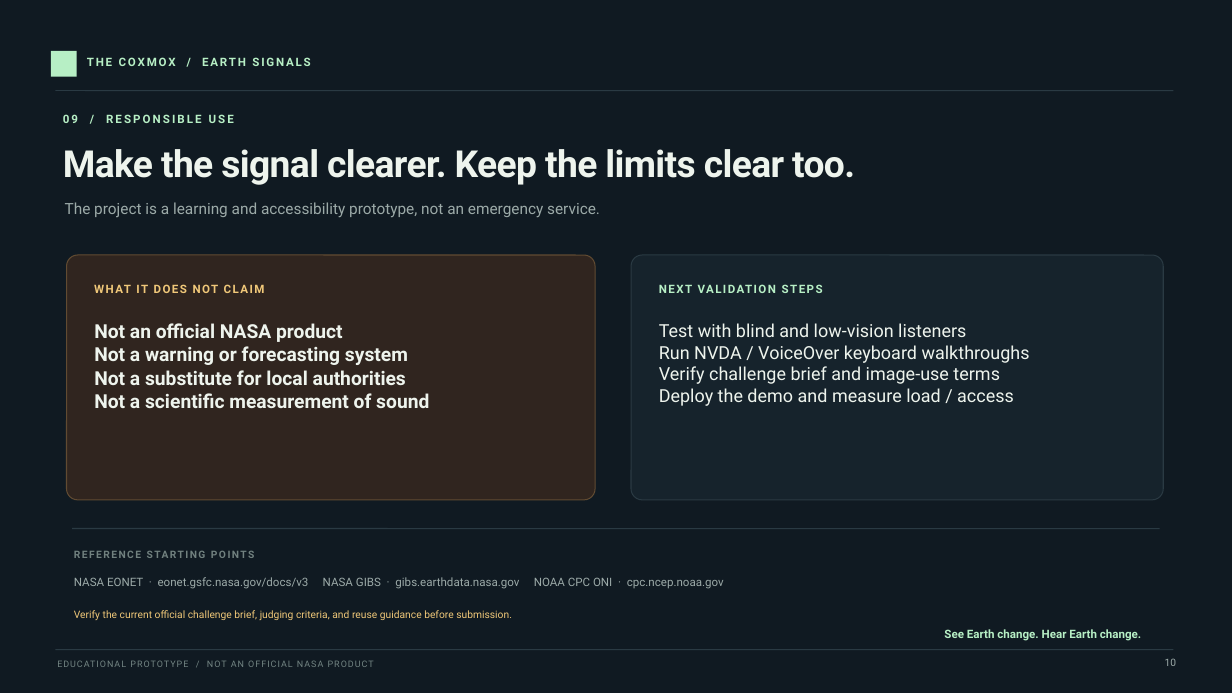
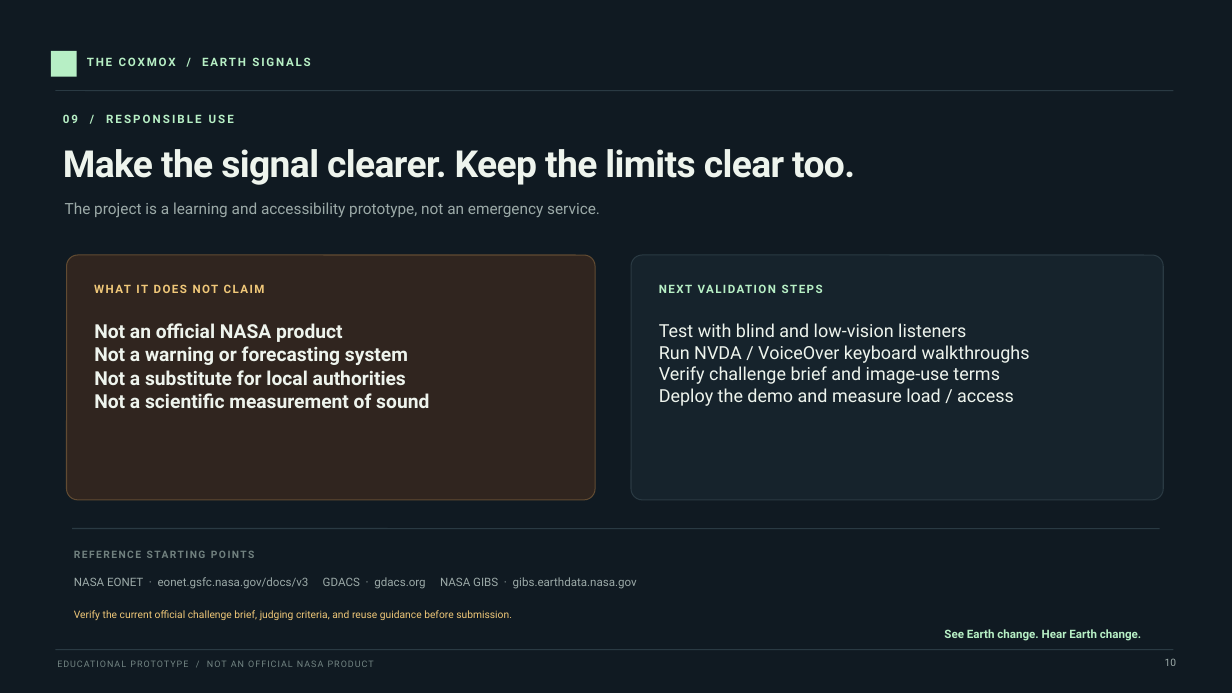
Before and after one commit to mrdarkpheonix/COXMOX, a slide deck: slide 10 of THE_COXMOX_PROJECT_PRESENTATION.pptx. Drawn at 1232x693 pixels with LibreOffice and Linux fonts; fonts in the diff are those of the drawing. Boxes give left, top, right and bottom in pixels: in the first picture for what was removed or moved away, otherwise in the second. Text is boxed around its words. In the diff, an @@ line names an element or a change of style, - is before the commit and + after.

```diff
--- a/THE_COXMOX_PROJECT_PRESENTATION.pptx
+++ b/THE_COXMOX_PROJECT_PRESENTATION.pptx
@@ text at [74,577,637,589]: text changed @@
-NASA EONET · eonet.gsfc.nasa.gov/docs/v3 NASA GIBS · gibs.earthdata.nasa.gov NOAA CPC ONI · cpc.ncep.noaa.gov
+NASA EONET · eonet.gsfc.nasa.gov/docs/v3 GDACS · gdacs.org NASA GIBS · gibs.earthdata.nasa.gov
```
Also in this commit, not shown: 3 other slides changed, 13 other files.
